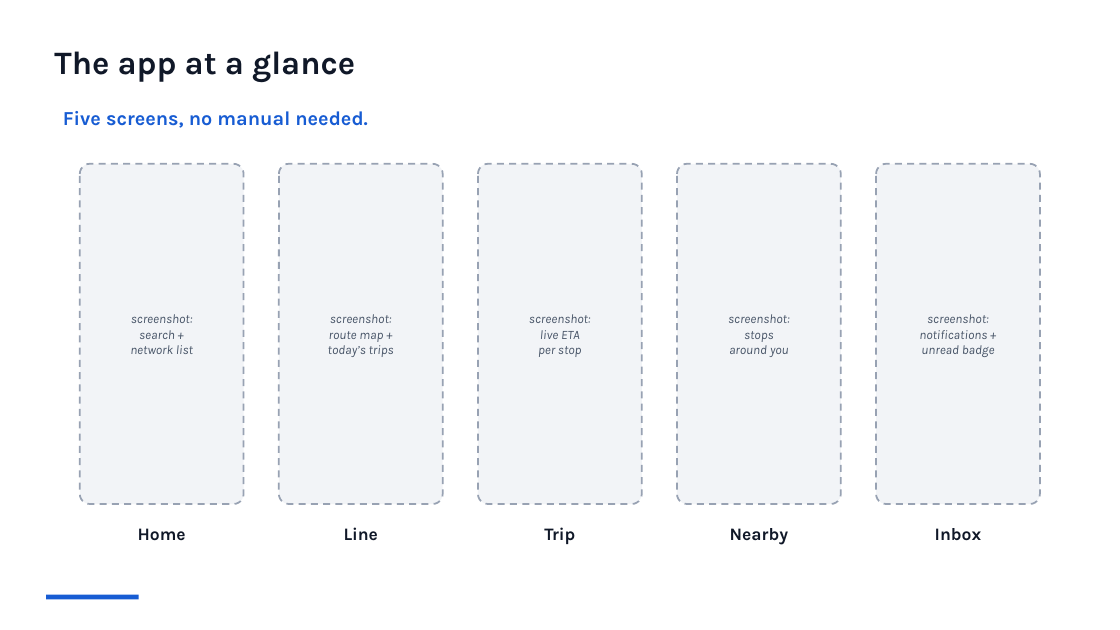
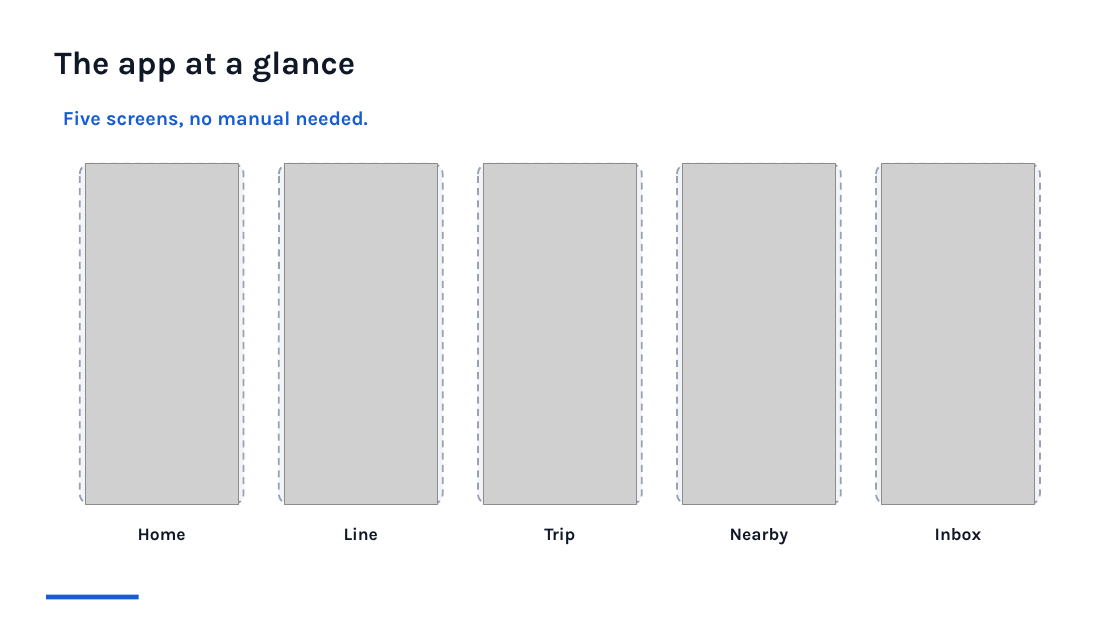
Before and after one commit to azer-dev1/TransportFlow, a slide deck: slide 6 of Docs/TransportFlow_Slides.pptx. Drawn at 1120x630 pixels with LibreOffice and Linux fonts; fonts in the diff are those of the drawing; grey boxes stand for pictures. Boxes give left, top, right and bottom in pixels: in the first picture for what was removed or moved away, otherwise in the second. Text is boxed around its words. In the diff, an @@ line names an element or a change of style, - is before the commit and + after.

```diff
--- a/Docs/TransportFlow_Slides.pptx
+++ b/Docs/TransportFlow_Slides.pptx
@@ picture added at (85, 164, 238, 504) @@
@@ picture added at (284, 164, 437, 504) @@
@@ picture added at (483, 164, 636, 504) @@
@@ picture added at (682, 164, 835, 504) @@
@@ picture added at (881, 164, 1034, 504) @@
@@ text removed at (130, 314, 193, 354) @@
-screenshot:
-search +
-network list
@@ text removed at (328, 314, 394, 357) @@
-screenshot:
-route map +
-today’s trips
@@ text removed at (529, 314, 591, 357) @@
-screenshot:
-live ETA
-per stop
@@ text removed at (728, 314, 790, 357) @@
-screenshot:
-stops
-around you
@@ text removed at (919, 314, 995, 357) @@
-screenshot:
-notifications +
-unread badge
```
Also in this commit, not shown: 6 other slides changed, 9 other files.
